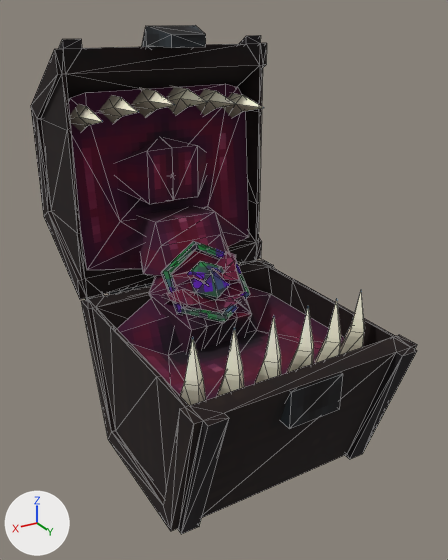
An edit to the glTF model assets/Textures/NPCs/Notamimic/notamimic.gltf, drawn before and after from the same camera.
Before and after are seen from a 50 mm lens placed at (0.508, 0.795, 0.66), pointed at (-0.011, -0.07, 0.227). The axes (+X, +Y, +Z) are drawn at lower left. The lights are the same throughout. Mesh edges are drawn as thin lines. Where no turn or scale is listed for an object, it has been applied to the vertices. Vertices at the same position are counted once.
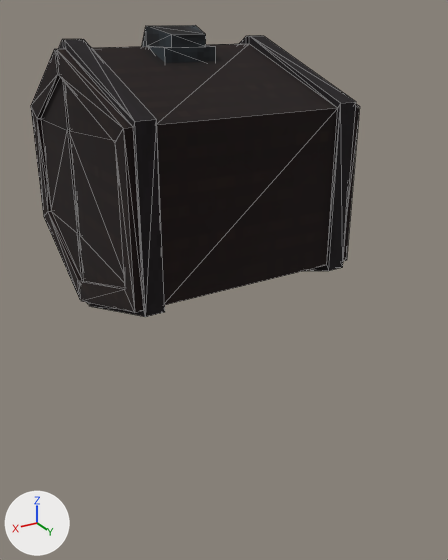
The newer file is also turned or shifted as a whole; pictures and numbers use the older file's frame.

Where the change shows, as pixel boxes [x1, y1, x2, y2] in the pictures (448 x 560 px):
'Mesh_0', reshaped (39% wider, 6% taller)
    before: [31, 25, 267, 300]
    after: [31, 25, 360, 317]
'Mesh_1', deleted
    before: [81, 241, 417, 534]
part 1 of me_mesh_0, added (black)
    after: [148, 46, 216, 63]
part 2 of me_mesh_0, added (black)
    after: [56, 36, 360, 317]
part 3 of me_mesh_0, deleted (red)
    before: [117, 138, 206, 204]

Patch to the scene script:
```diff
--- a/assets/Textures/NPCs/Notamimic/notamimic.gltf.py
+++ b/assets/Textures/NPCs/Notamimic/notamimic.gltf.py
@@ me_mesh_0 @@
 # used by ob_mesh_0; location = (0.0, -0.223, 0.177)
-me_mesh_0.from_pydata(...)  # 266 vertices, 469 faces; spans x -0.202..0.202, y -0.203..0.086, z -0.039..0.464
+me_mesh_0.from_pydata(...)  # 584 vertices, 1065 faces; spans x -0.202..0.202, y -0.203..0.262, z -0.039..0.464
+# me_mesh_0 part 1: a new loose piece, a box spanning x -0.047..0.047, y 0.005..0.067, z 0.402..0.433, in mat_material_0
+# me_mesh_0 part 2: a new loose piece of 72 vertices spanning x -0.202..0.202, y 0.001..0.262, z -0.014..0.446, in mat_material_0
+# me_mesh_0 part 3: 28 vertices removed from x -0.111..0.111, y -0.086..-0.013, z 0.144..0.269
 me_mesh_0.materials.append(mat_material_0)
@@ ob_mesh_1 @@
-ob_mesh_1 = bpy.data.objects.new('Mesh_1', me_mesh_1)
-ob_mesh_1.location = (-0.141, 0.359, 0.019)
```
